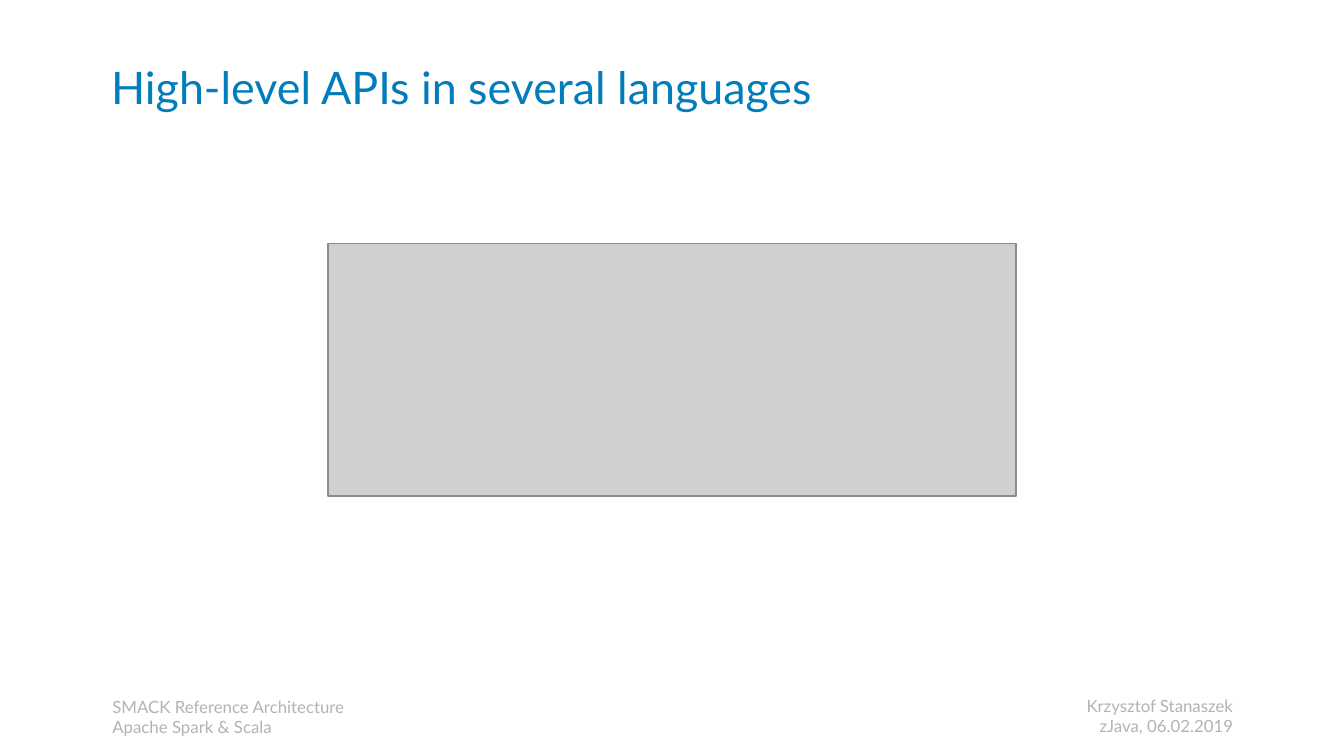
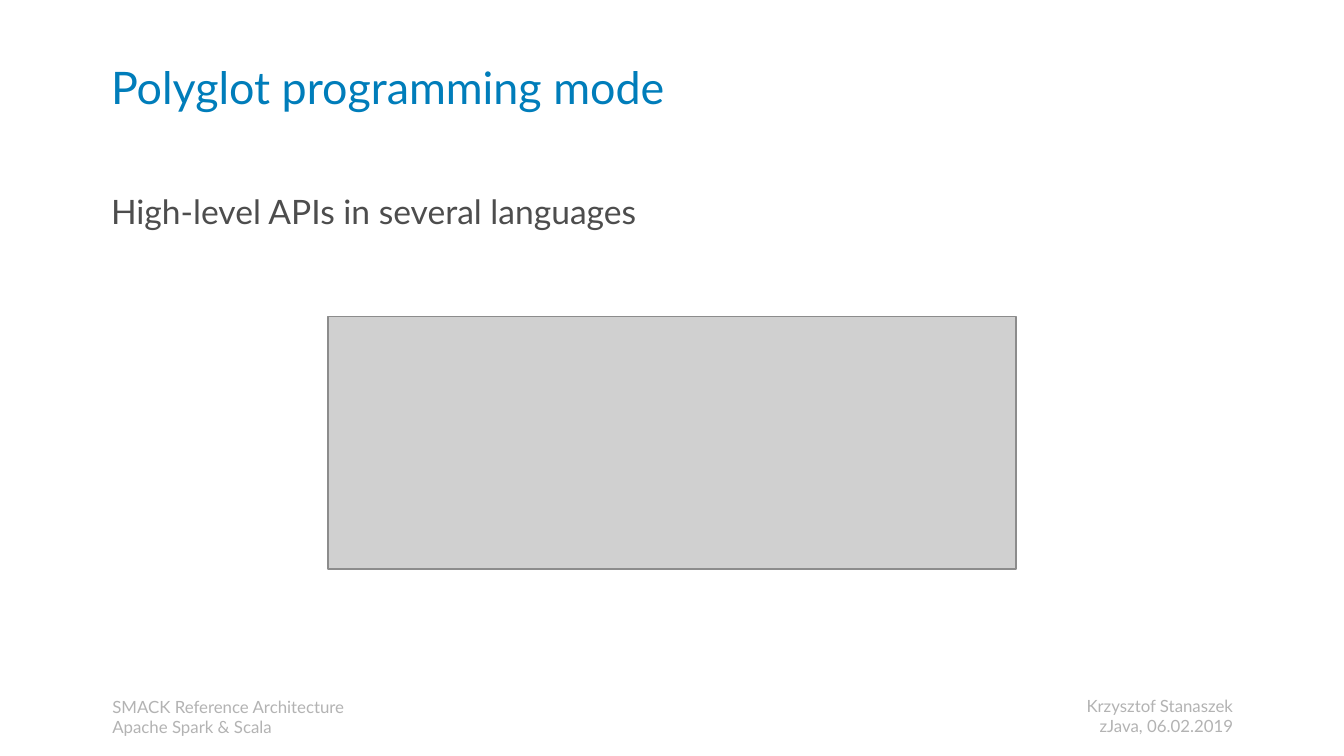
Before and after one commit to kstanaszek/SparkAndScalaInTandem, a slide deck: slide 12 of src/main/resources/slides.pptx. Drawn at 1344x756 pixels with LibreOffice and Linux fonts; fonts in the diff are those of the drawing; grey boxes stand for pictures. Boxes give left, top, right and bottom in pixels: in the first picture for what was removed or moved away, otherwise in the second. Text is boxed around its words. In the diff, an @@ line names an element or a change of style, - is before the commit and + after.

```diff
--- a/src/main/resources/slides.pptx
+++ b/src/main/resources/slides.pptx
@@ title at <box>111,71,664,113</box>: text changed @@
-High-level APIs in several languages
+Polyglot programming mode
@@ text added at <box>111,199,636,230</box>, 18 pt, text #4D4D4D @@
+High-level APIs in several languages
@@ picture: place and size @@
-picture at <box>328,243,1016,496</box>
+picture at <box>328,316,1016,569</box>
```
Also in this commit, not shown: 3 other slides changed.
